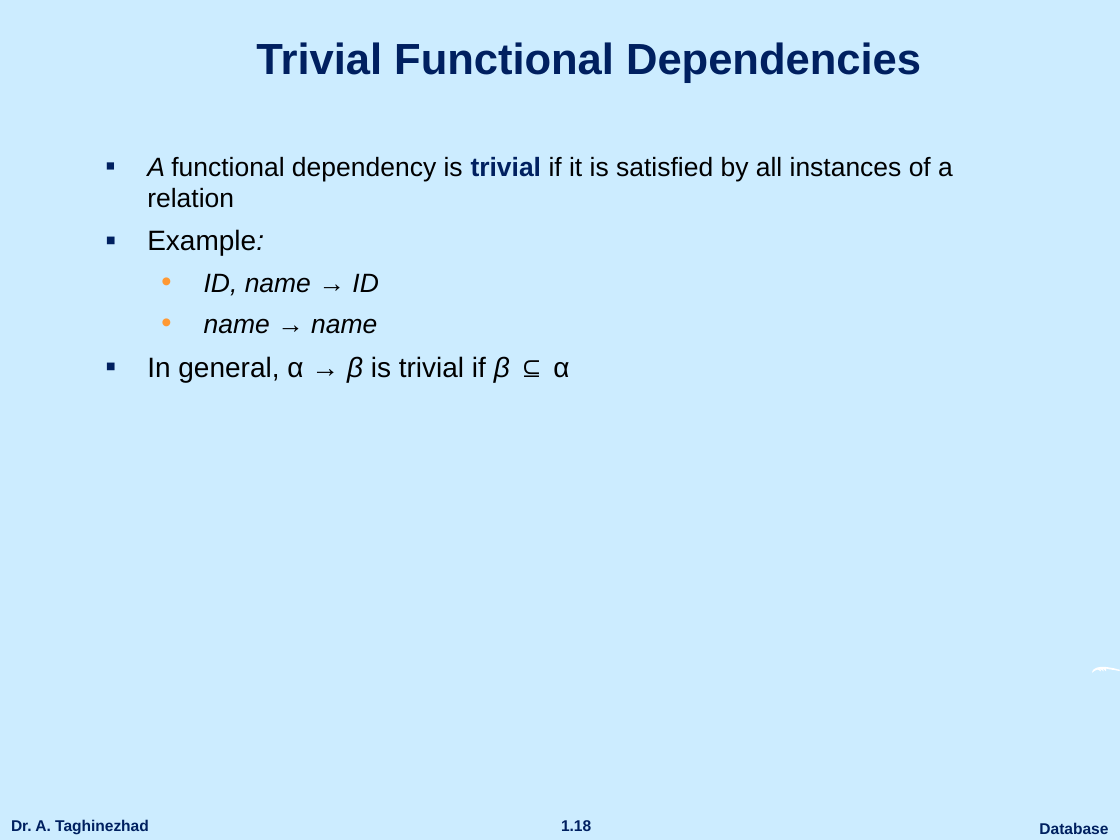
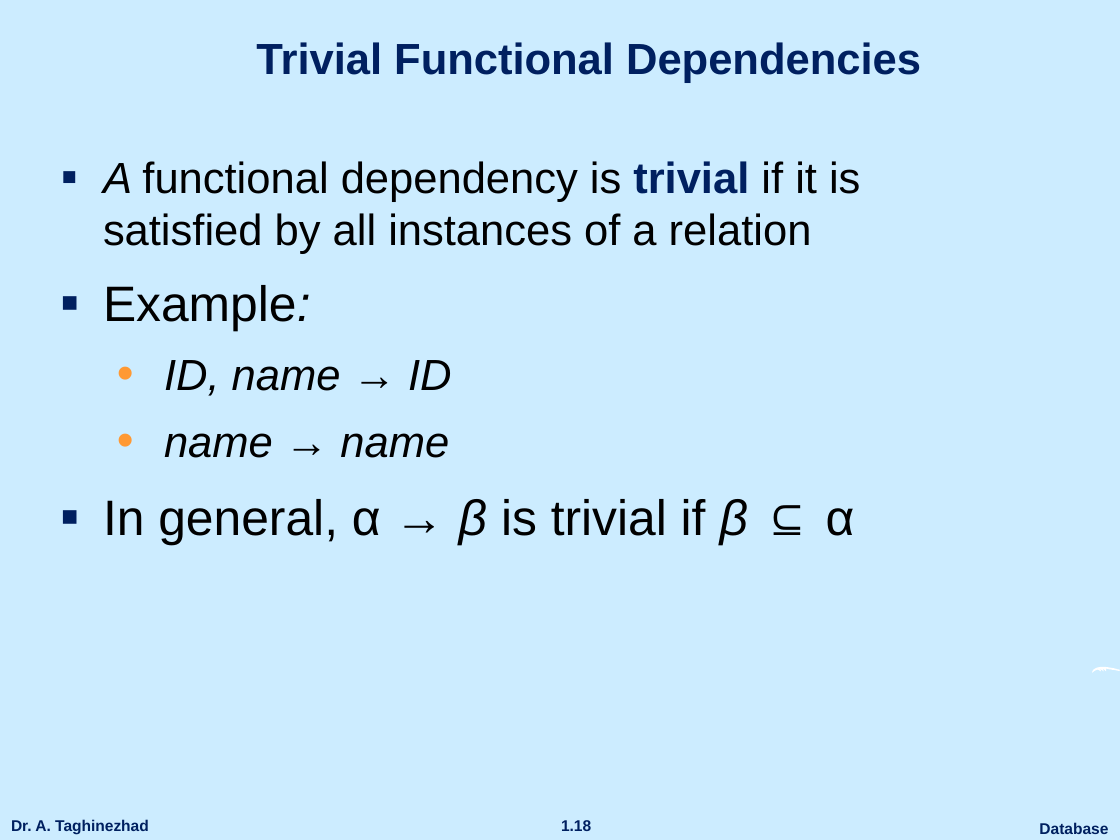
Before and after one commit to ataghinezhad/ataghinezhad.github.io, a slide deck: slide 18 of courses/downloads/temp/Database_Lec5.pptx. Drawn at 1120x840 pixels with LibreOffice and Linux fonts; fonts in the diff are those of the drawing; background and template pictures are left out. Boxes give left, top, right and bottom in pixels: in the first picture for what was removed or moved away, otherwise in the second. Text is boxed around its words. In the diff, an @@ line names an element or a change of style, - is before the commit and + after.

```diff
--- a/courses/downloads/temp/Database_Lec5.pptx
+++ b/courses/downloads/temp/Database_Lec5.pptx
@@ text "A functional dependency is trivial ...": place and size @@
-text "A functional dependency is trivial ..." at <box>147,156,953,382</box>
+text "A functional dependency is trivial ..." at <box>103,161,860,546</box>
@@ text "A functional dependency is trivial ..." at <box>103,161,860,546</box>: size 17 to 28 pt in "A functional dependency is trivial if it ...", "ID, name → ID", "name → name"; size 18 to 32 pt in "Example:", "In general, α → β is trivial ..."; more space between paragraphs @@
```
Also in this commit, not shown: 13 other slides changed, 1 other file.
